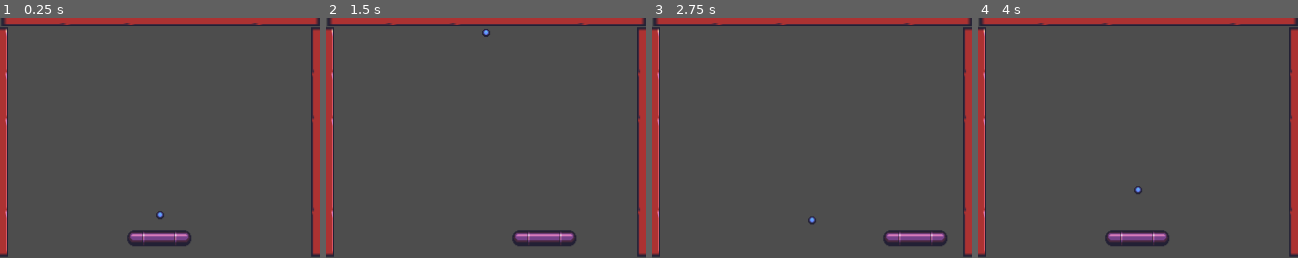
Above: before the commit, frames 1-4 (left to right).
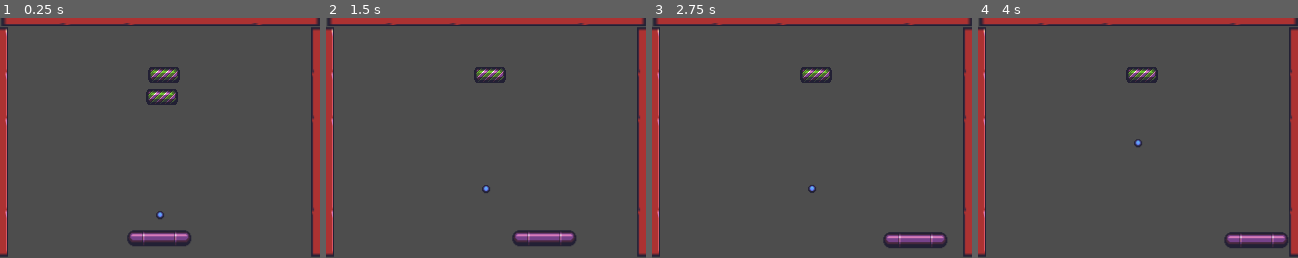
Above: after the commit, the same moments.

Repository: SamSamKDBX/casse-brique
Game: Godot game, scene res://main.tscn
Same seed, same stepped clock (60 frames per second), same inputs: the game is played once before the commit and once after it.
Inputs (mouse positions are in pixels of both pictures, inside the frame that each line leads up to):
- Up to frame 1 (0.25 s): no input
- Up to frame 2 (1.5 s): tap Enter at 0.5 s; hold Right (p1_right) 0.53-1.28 s; hold Left (p1_left) from 1.28 s (still down)
- Up to frame 3 (2.75 s): release Left (p1_left) at 2.03 s; hold Right (p1_right) from 2.03 s (still down)
- Up to frame 4 (4 s): release Right (p1_right) at 3.5 s; click (1138, 183) at 3.5 s, where only the run before the commit has a clickable "Play"

The runs differ from the first frame. In frame 1, 1.3% of the frame differs, in the area x 45-57%, y 20-37%; in frame 2, 0.8%; in frame 3, 1.8%; in frame 4, 3.3%, in the area x 39-97%, y 20-96%.

Commit message:
adding bricks

Diff:
--- a/assets/ball/contol_ball.gd
+++ b/assets/ball/contol_ball.gd
@@ -6,6 +6,3 @@
 
 func _ready() -> void:
 	body.linear_velocity.y = speed
-
-func _physics_process(delta: float) -> void:
-	print(body.linear_velocity)
--- /dev/null
+++ b/assets/brick/brick.tscn
@@ -0,0 +1,32 @@
+[gd_scene format=3 uid="uid://dvf8ju7oloarn"]
+
+[ext_resource type="Texture2D" uid="uid://l2u1rgwcproc" path="res://assets/sprites/breakout_pieces.png" id="1_8p1c5"]
+[ext_resource type="Script" uid="uid://dnh2ev5gyydnk" path="res://assets/brick/control_brick.gd" id="2_5kf4g"]
+
+[sub_resource type="PhysicsMaterial" id="PhysicsMaterial_5kf4g"]
+
+[sub_resource type="RectangleShape2D" id="RectangleShape2D_v877k"]
+size = Vector2(32, 16)
+
+[node name="Brick" type="StaticBody2D" unique_id=2004225022 groups=["brick"]]
+physics_material_override = SubResource("PhysicsMaterial_5kf4g")
+
+[node name="Area2D" type="Area2D" parent="." unique_id=1421619162]
+
+[node name="CollisionShape2D" type="CollisionShape2D" parent="Area2D" unique_id=341813699]
+scale = Vector2(1.035, 1.035)
+shape = SubResource("RectangleShape2D_v877k")
+
+[node name="CollisionShape2D" type="CollisionShape2D" parent="." unique_id=368241483]
+shape = SubResource("RectangleShape2D_v877k")
+
+[node name="Sprite2D" type="Sprite2D" parent="." unique_id=1347729149]
+texture = ExtResource("1_8p1c5")
+region_enabled = true
+region_rect = Rect2(84, 28, 32, 16)
+
+[node name="Control Brick" type="Node" parent="." unique_id=684587851 node_paths=PackedStringArray("brickBody")]
+script = ExtResource("2_5kf4g")
+brickBody = NodePath("..")
+
+[connection signal="body_entered" from="Area2D" to="Control Brick" method="_on_area_2d_body_entered"]
--- /dev/null
+++ b/assets/brick/bricks.tscn
@@ -0,0 +1,114 @@
+[gd_scene format=3 uid="uid://bna71rkylscko"]
+
+[ext_resource type="PackedScene" uid="uid://dvf8ju7oloarn" path="res://assets/brick/brick.tscn" id="1_iox7u"]
+
+[node name="Bricks" type="Node2D" unique_id=2030730168]
+visible = false
+
+[node name="Brick" parent="." unique_id=2004225022 instance=ExtResource("1_iox7u")]
+position = Vector2(25, 18)
+
+[node name="Brick2" parent="." unique_id=1683427808 instance=ExtResource("1_iox7u")]
+position = Vector2(59, 18)
+
+[node name="Brick3" parent="." unique_id=890743366 instance=ExtResource("1_iox7u")]
+position = Vector2(93, 18)
+
+[node name="Brick4" parent="." unique_id=66262529 instance=ExtResource("1_iox7u")]
+position = Vector2(126, 18)
+
+[node name="Brick5" parent="." unique_id=1993623750 instance=ExtResource("1_iox7u")]
+position = Vector2(160, 18)
+
+[node name="Brick6" parent="." unique_id=1766209318 instance=ExtResource("1_iox7u")]
+position = Vector2(193, 18)
+
+[node name="Brick7" parent="." unique_id=1936527698 instance=ExtResource("1_iox7u")]
+position = Vector2(226, 18)
+
+[node name="Brick8" parent="." unique_id=1599023756 instance=ExtResource("1_iox7u")]
+position = Vector2(259, 18)
+
+[node name="Brick9" parent="." unique_id=50536481 instance=ExtResource("1_iox7u")]
+position = Vector2(293, 18)
+
+[node name="Brick10" parent="." unique_id=793405817 instance=ExtResource("1_iox7u")]
+position = Vector2(25, 36)
+
+[node name="Brick11" parent="." unique_id=473931068 instance=ExtResource("1_iox7u")]
+position = Vector2(59, 36)
+
+[node name="Brick12" parent="." unique_id=1551472356 instance=ExtResource("1_iox7u")]
+position = Vector2(93, 36)
+
+[node name="Brick13" parent="." unique_id=518659748 instance=ExtResource("1_iox7u")]
+position = Vector2(126, 36)
+
+[node name="Brick14" parent="." unique_id=925471012 instance=ExtResource("1_iox7u")]
+position = Vector2(160, 36)
+
+[node name="Brick15" parent="." unique_id=1765334715 instance=ExtResource("1_iox7u")]
+position = Vector2(193, 36)
+
+[node name="Brick16" parent="." unique_id=85517851 instance=ExtResource("1_iox7u")]
+position = Vector2(226, 36)
+
+[node name="Brick17" parent="." unique_id=1723458170 instance=ExtResource("1_iox7u")]
+position = Vector2(259, 36)
+
+[node name="Brick18" parent="." unique_id=224659113 instance=ExtResource("1_iox7u")]
+position = Vector2(293, 36)
+
+[node name="Brick19" parent="." unique_id=36223566 instance=ExtResource("1_iox7u")]
+position = Vector2(25, 54)
+
+[node name="Brick20" parent="." unique_id=1064144937 instance=ExtResource("1_iox7u")]
+position = Vector2(59, 54)
+
+[node name="Brick21" parent="." unique_id=2053728395 instance=ExtResource("1_iox7u")]
+position = Vector2(93, 54)
+
+[node name="Brick22" parent="." unique_id=1904067894 instance=ExtResource("1_iox7u")]
+position = Vector2(126, 54)
+
+[node name="Brick23" parent="." unique_id=260719283 instance=ExtResource("1_iox7u")]
+position = Vector2(160, 54)
+
+[node name="Brick24" parent="." unique_id=102725080 instance=ExtResource("1_iox7u")]
+position = Vector2(193, 54)
+
+[node name="Brick25" parent="." unique_id=98669298 instance=ExtResource("1_iox7u")]
+position = Vector2(226, 54)
+
+[node name="Brick26" parent="." unique_id=1749833549 instance=ExtResource("1_iox7u")]
+position = Vector2(259, 54)
+
+[node name="Brick27" parent="." unique_id=95073134 instance=ExtResource("1_iox7u")]
+position = Vector2(293, 54)
+
+[node name="Brick28" parent="." unique_id=1893301245 instance=ExtResource("1_iox7u")]
+position = Vector2(25, 71.41)
+
+[node name="Brick29" parent="." unique_id=912440069 instance=ExtResource("1_iox7u")]
+position = Vector2(59, 71.41)
+
+[node name="Brick30" parent="." unique_id=499625273 instance=ExtResource("1_iox7u")]
+position = Vector2(93, 71.41)
+
+[node name="Brick31" parent="." unique_id=567726906 instance=ExtResource("1_iox7u")]
+position = Vector2(126, 71.41)
+
+[node name="Brick32" parent="." unique_id=40596574 instance=ExtResource("1_iox7u")]
+position = Vector2(160, 71.41)
+
+[node name="Brick33" parent="." unique_id=2087077904 instance=ExtResource("1_iox7u")]
+position = Vector2(193, 71.41)
+
+[node name="Brick34" parent="." unique_id=575072674 instance=ExtResource("1_iox7u")]
+position = Vector2(226, 71.41)
+
+[node name="Brick35" parent="." unique_id=1142347414 instance=ExtResource("1_iox7u")]
+position = Vector2(259, 71.41)
+
+[node name="Brick36" parent="." unique_id=2034396580 instance=ExtResource("1_iox7u")]
+position = Vector2(293, 71.41)
--- /dev/null
+++ b/assets/brick/control_brick.gd
@@ -0,0 +1,8 @@
+extends Node
+
+@export var brickBody: StaticBody2D
+
+func _on_area_2d_body_entered(body: Node2D) -> void:
+	if body.is_in_group("ball"):
+		print("touched")
+		brickBody.queue_free()
--- a/assets/fosse/fosse.tscn
+++ b/assets/fosse/fosse.tscn
@@ -1,6 +1,6 @@
 [gd_scene format=3 uid="uid://dsnarkp7mva4t"]
 
-[ext_resource type="Script" uid="uid://c1cnsjaciy20f" path="res://game_over.gd" id="1_i6xi0"]
+[ext_resource type="Script" uid="uid://c1cnsjaciy20f" path="res://ui/game_over/game_over.gd" id="1_i6xi0"]
 
 [sub_resource type="RectangleShape2D" id="RectangleShape2D_h2yge"]
 size = Vector2(303, 12)
--- /dev/null
+++ b/assets/play_button/play_button.tscn
@@ -0,0 +1,18 @@
+[gd_scene format=3 uid="uid://daallurqn2des"]
+
+[ext_resource type="Script" uid="uid://jnibuajs87a8" path="res://ui/game_over/play_button.gd" id="1_ahgqd"]
+
+[node name="PlayButton" type="Button" unique_id=1692280038]
+anchors_preset = 7
+anchor_left = 0.5
+anchor_top = 1.0
+anchor_right = 0.5
+anchor_bottom = 1.0
+offset_left = -20.5
+offset_top = -90.0
+offset_right = 20.5
+offset_bottom = -59.0
+grow_horizontal = 2
+grow_vertical = 0
+text = "Play"
+script = ExtResource("1_ahgqd")
--- a/control_joueur.gd
+++ b/assets/raquette/control_joueur.gd
@@ -13,8 +13,3 @@
 		body.velocity.x = Input.get_axis("p1_left", "p1_right") * speed
 		# bouger en fonction de la vélocité
 		body.move_and_slide()
-		# récupérer la largeur de l'écran
-		var viewport_width = body.get_viewport_rect().size.x
-		# ne pas sortir de l'écran
-		body.position.x = clamp(body.position.x, margin_screen, viewport_width - margin_screen)
-	print(body.position)
--- a/assets/raquette/raquette.tscn
+++ b/assets/raquette/raquette.tscn
@@ -1,7 +1,7 @@
 [gd_scene format=3 uid="uid://bm3qgfl2tamaf"]
 
 [ext_resource type="Texture2D" uid="uid://s02ligkcbfc4" path="res://assets/raquette/skin_raquette_a.tres" id="1_x1e65"]
-[ext_resource type="Script" uid="uid://cjput2imsdeti" path="res://control_joueur.gd" id="2_k3jxx"]
+[ext_resource type="Script" uid="uid://cjput2imsdeti" path="res://assets/raquette/control_joueur.gd" id="2_k3jxx"]
 
 [sub_resource type="RectangleShape2D" id="RectangleShape2D_k3jxx"]
 size = Vector2(66, 16)
--- /dev/null
+++ b/control_game.gd
@@ -0,0 +1,10 @@
+extends Node
+
+
+# Called every frame. 'delta' is the elapsed time since the previous frame.
+func _process(delta: float) -> void:
+	if get_tree().get_nodes_in_group("brick").is_empty():
+		winning()
+
+func winning():
+	get_tree().change_scene_to_file("res://ui/winning/winning.tscn")
--- a/main.tscn
+++ b/main.tscn
@@ -4,6 +4,8 @@
 [ext_resource type="PackedScene" uid="uid://ql1elojd68dt" path="res://assets/ball/ball.tscn" id="2_0xm2m"]
 [ext_resource type="PackedScene" uid="uid://c4e0dxajlqxij" path="res://assets/wall/wall.tscn" id="3_h2yge"]
 [ext_resource type="PackedScene" uid="uid://dsnarkp7mva4t" path="res://assets/fosse/fosse.tscn" id="4_1bvp3"]
+[ext_resource type="PackedScene" uid="uid://dvf8ju7oloarn" path="res://assets/brick/brick.tscn" id="5_lquwl"]
+[ext_resource type="Script" uid="uid://csj8xxiob40wh" path="res://control_game.gd" id="6_7mycd"]
 
 [node name="Main" type="Node2D" unique_id=2064868903]
 
@@ -27,3 +29,12 @@
 
 [node name="Fosse" parent="." unique_id=1178530369 instance=ExtResource("4_1bvp3")]
 position = Vector2(12, 238)
+
+[node name="Brick" parent="." unique_id=2004225022 instance=ExtResource("5_lquwl")]
+position = Vector2(162, 79)
+
+[node name="Brick2" parent="." unique_id=1695477133 instance=ExtResource("5_lquwl")]
+position = Vector2(164, 57)
+
+[node name="Control Game" type="Node" parent="." unique_id=1239080454]
+script = ExtResource("6_7mycd")
--- a/game_over.gd
+++ b/ui/game_over/game_over.gd
@@ -5,4 +5,4 @@
 		game_over()
 
 func game_over():
-	get_tree().change_scene_to_file("res://game_over.tscn")
+	get_tree().change_scene_to_file("res://ui/game_over/game_over.tscn")
--- a/game_over.tscn
+++ b/ui/game_over/game_over.tscn
@@ -1,6 +1,6 @@
 [gd_scene format=3 uid="uid://4n0nky1npq5l"]
 
-[ext_resource type="Script" uid="uid://jnibuajs87a8" path="res://play_button.gd" id="1_y26ei"]
+[ext_resource type="PackedScene" uid="uid://daallurqn2des" path="res://assets/play_button/play_button.tscn" id="1_ns3eh"]
 
 [node name="GameOverScene" type="Control" unique_id=2051747966]
 layout_mode = 3
@@ -36,18 +36,7 @@
 horizontal_alignment = 1
 vertical_alignment = 1
 
-[node name="PlayButton" type="Button" parent="." unique_id=78589933]
+[node name="PlayButton" parent="." unique_id=1692280038 instance=ExtResource("1_ns3eh")]
 layout_mode = 1
-anchors_preset = 7
-anchor_left = 0.5
-anchor_top = 1.0
-anchor_right = 0.5
-anchor_bottom = 1.0
-offset_left = -20.5
-offset_top = -90.0
-offset_right = 20.5
-offset_bottom = -59.0
-grow_horizontal = 2
-grow_vertical = 0
-text = "Play"
-script = ExtResource("1_y26ei")
+offset_left = -23.5
+offset_right = 17.5
--- /dev/null
+++ b/ui/winning/winning.tscn
@@ -0,0 +1,40 @@
+[gd_scene format=3 uid="uid://de0k53ys2y21i"]
+
+[ext_resource type="PackedScene" uid="uid://daallurqn2des" path="res://assets/play_button/play_button.tscn" id="1_re2hv"]
+
+[node name="Winning" type="Control" unique_id=362833945]
+layout_mode = 3
+anchors_preset = 15
+anchor_right = 1.0
+anchor_bottom = 1.0
+grow_horizontal = 2
+grow_vertical = 2
+
+[node name="ColorRect" type="ColorRect" parent="." unique_id=1584985334]
+layout_mode = 1
+anchors_preset = 15
+anchor_right = 1.0
+anchor_bottom = 1.0
+grow_horizontal = 2
+grow_vertical = 2
+color = Color(0.41002083, 0.1763325, 0.16695482, 1)
+
+[node name="Label" type="Label" parent="." unique_id=2032223631]
+layout_mode = 1
+anchors_preset = 8
+anchor_left = 0.5
+anchor_top = 0.5
+anchor_right = 0.5
+anchor_bottom = 0.5
+offset_left = -29.0
+offset_top = -11.5
+offset_right = 29.0
+offset_bottom = 11.5
+grow_horizontal = 2
+grow_vertical = 2
+text = "Gagné !"
+
+[node name="PlayButton" parent="." unique_id=1692280038 instance=ExtResource("1_re2hv")]
+layout_mode = 1
+offset_left = -24.0
+offset_right = 17.0
Not shown, added: assets/brick/control_brick.gd.uid
Renamed: control_joueur.gd.uid -> assets/raquette/control_joueur.gd.uid
Not shown, added: control_game.gd.uid
Renamed: game_over.gd.uid -> ui/game_over/game_over.gd.uid
Renamed: play_button.gd -> ui/game_over/play_button.gd
Renamed: play_button.gd.uid -> ui/game_over/play_button.gd.uid
